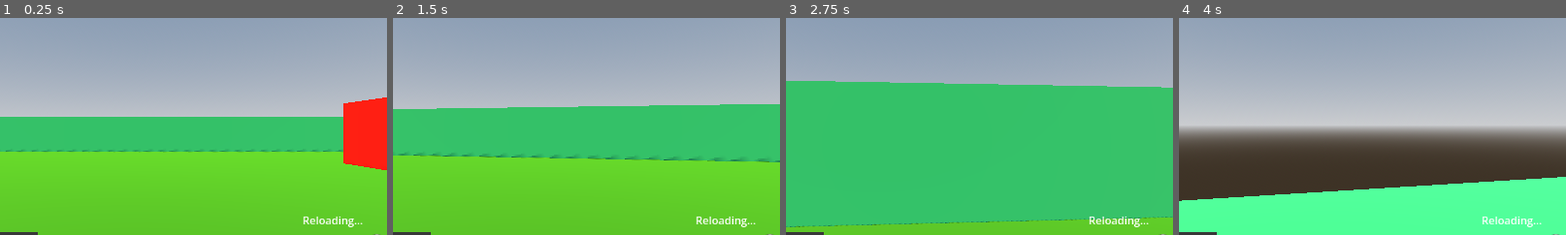
Above: before the commit, frames 1-4 (left to right).
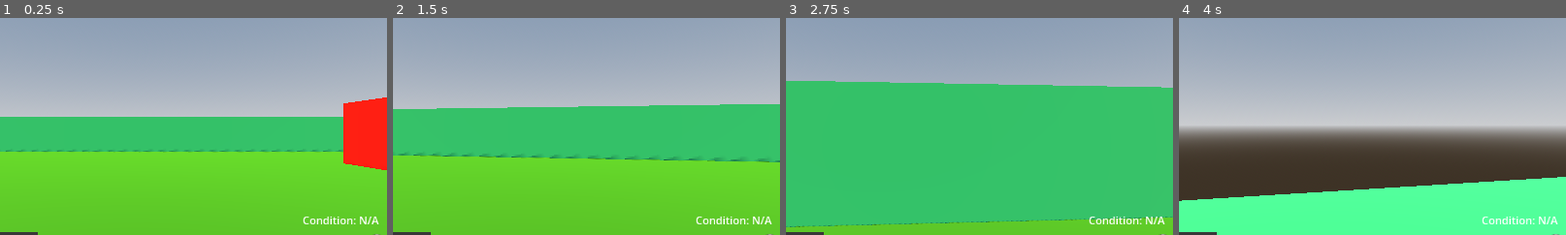
Above: after the commit, the same moments.

Repository: MaidMitsune/MaidcoreWarfare
Game: Godot game, scene res://world.tscn
Same seed, same stepped clock (60 frames per second), same inputs: the game is played once before the commit and once after it.
Inputs (mouse positions are % of the whole screen's width and height, from its top left):
- Up to frame 1 (0.25 s): no input
- Up to frame 2 (1.5 s): tap Enter at 0.5 s; move the mouse to (55, 50) at 0.52 s; hold C (cock) 0.53-1.28 s; hold W (up) from 0.53 s (still down); tap Space (jump) at 0.77 s; move the mouse to (45, 50) at 1.27 s; tap Ctrl (crouch) at 1.35 s
- Up to frame 3 (2.75 s): keep holding W (up); tap Space (jump) at 1.52 s; move the mouse to (52, 48) at 2.02 s; press the mouse at (52, 48) at 2.03 s
- Up to frame 4 (4 s): keep holding W (up); move the mouse to (49, 52) at 2.77 s; release the mouse at (49, 52) at 2.78 s; tap Shift (sprint) at 2.85 s; tap Space (jump) at 3.02, 3.77 s; move the mouse to (57, 51) at 3.52 s; hold C (cock) from 3.53 s (still down)
The pictures show only the part of the screen within x 31-81%, y 24-74%; the shares and areas given below are measured in that part.

The runs differ from the first frame. In frame 1, 0.4% of the frame differs, in the area x 78-98%, y 91-97%; in frame 2, 0.4%; in frame 3, 0.4%; in frame 4, 0.4%.

Commit message:
Changed some labels
Reloading -> Condition: N/A
label -> HP_label (HP_counter.gd)
Label -> HP (hp_counter.tscn)
CSGBox3D9 -> Damage_Cube

Diff:
--- a/HP_counter.gd
+++ b/HP_counter.gd
@@ -1,8 +1,8 @@
 extends NinePatchRect
 
-@onready var label = $Label
+@onready var HP_label = $HP
 
 # Call this function from Interface.gd whenever the player's HP changes.
 # new_hp = the new health value to display
 func update_hp(new_hp: float) -> void:
-	label.text = str(int(new_hp))
+	HP_label.text = str(int(new_hp))
--- a/ammo_counter.tscn
+++ b/ammo_counter.tscn
@@ -73,4 +73,4 @@
 offset_top = -36.0
 offset_right = 182.0
 offset_bottom = -13.0
-text = "Reloading..."
+text = "Condition: N/A"
--- a/hp_counter.tscn
+++ b/hp_counter.tscn
@@ -28,7 +28,7 @@
 offset_bottom = 151.0
 texture = ExtResource("2_5p0e8")
 
-[node name="Label" type="Label" parent="." unique_id=2014921893]
+[node name="HP" type="Label" parent="." unique_id=2014921893]
 layout_mode = 0
 offset_left = 205.0
 offset_top = 18.0
--- a/world.tscn
+++ b/world.tscn
@@ -101,9 +101,9 @@
 size = Vector3(2.4191895, 0.5636139, 2.5913086)
 material = SubResource("StandardMaterial3D_aqk2v")
 
-[node name="CSGBox3D9" type="CSGBox3D" parent="." unique_id=8951773]
+[node name="Damage_Cube" type="CSGBox3D" parent="." unique_id=8951773]
 transform = Transform3D(1, 0, 0, 0, 1, 0, 0, 0, 1, 11.774253, 2.064149, -11.876187)
-transparency = 0.4
+transparency = 0.51
 use_collision = true
 collision_layer = 0
 collision_mask = 0
